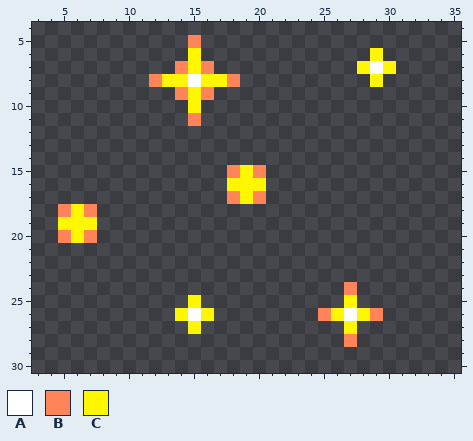
One commit to this pixel-art sprite: app/public/src/assets/attacks{tps}/FAIRY/hit/004.png. The picture above was drawn from the file before the commit.
The file is 40x32 pixels. Shown: x 3..35, y 4..30. The old version is drawn lined up with the new one.
Palette (. is transparent): A #ffffff  B #ff845a  C #fff700
Pixels before, first column x 5:
 5 ..........B...............
 6 ..........C.............C.
 7 .........BCB...........CAC
 8 .......BCCACCB..........C.
 9 .........BCB..............
10 ..........C...............
11 ..........B...............
12 ..........................
13 ..........................
14 ..........................
15 .............BCB..........
16 .............CCC..........
17 .............BCB..........
18 BCB.......................
19 CCC.......................
20 BCB.......................
21 ..........................
22 ..........................
23 ..........................
24 ......................B...
25 ..........C...........C...
26 .........CAC........BCACB.
27 ..........C...........C...
28 ......................B...
The result:
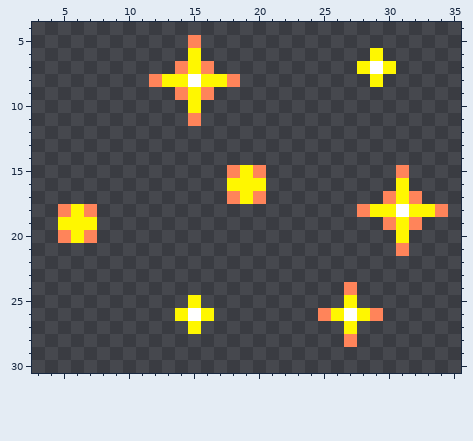
Difference:
drawings rearranged on the sheet (the old picture shows each at its new place; 1 dropped ones are not shown)
Changed rows in their new state; - is an unchanged pixel.
first column x 28:
15 ---B---
16 ---C---
17 --BCB--
18 BCCACCB
19 --BCB--
20 ---C---
21 ---B---
Changed places in both pictures, as pixel boxes (x1, y1, x2, y2):
added: (357, 165, 448, 256)
